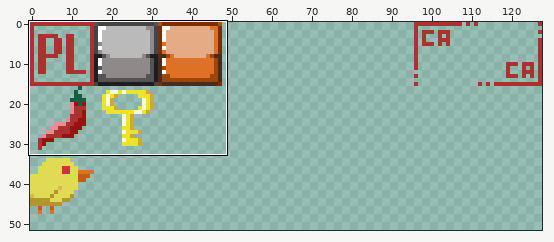
Pixel-art file, stored at Spiceholic2025/App/stage/tileset.aseprite. Above, an overview of the earlier version with the close-up marked.
Close-up. As it was:
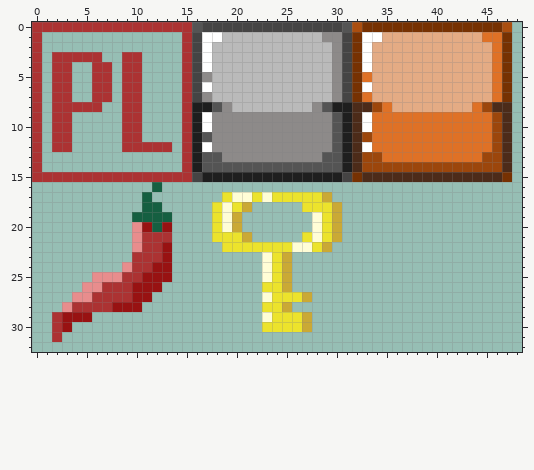
128x128 pixels, 1 frame. Shown: x 0..48, y 0..32. The wide view leaves out empty margins.
The same view after the edit:
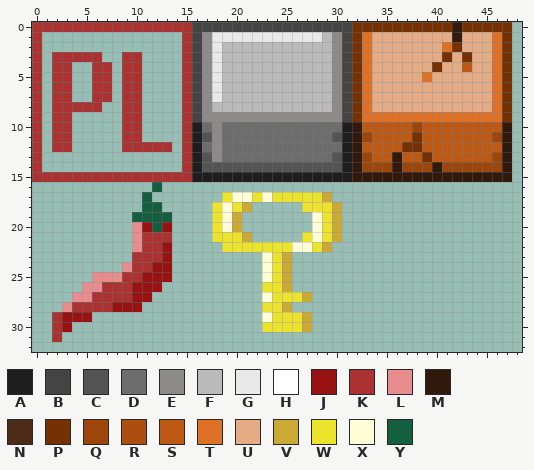
Palette (. is transparent): A #1e1e1e  B #454444  C #545454  D #6e6d6d  E #8d8a89  F #bababa  G #e8e8e8  H #ffffff  J #981212  K #ac3232  L #e88d8d  M #31190c  N #4c2b19  P #763102  Q #9c460b  R #ab4e0f  S #be5913  T #df7126  U #e4ab84  V #caa935  W #ece32c  X #fffdd6  Y #155f41
Edits made:
y 0: x 16 C -> B; x 31..32 CR -> BP; x 42 P -> M; x 47 R -> P
y 1: x 17..29 HHFFFFFFFFFFE -> EGGGGGGGGGGGF; x 33..34 HH -> TU; x 42 U -> M; x 45 T -> U
y 2: x 17..18 HF -> EG; x 33 H -> T; x 41..42 UU -> TP
y 3: x 17..18 HF -> EG; x 33 H -> T; x 41 U -> P; x 43 U -> P
y 4: x 17..18 HF -> EG; x 33 H -> T; x 40 U -> P; x 43 U -> S
y 5: x 18 F -> G; x 39 U -> T
y 6: x 17..18 HF -> EG; x 33 H -> T
y 7: x 18 F -> G
y 8: x 16..19 AACE -> BEFF; x 28..35 ECAANNQT -> FFEBPTUU; x 44..47 TQNN -> UUTP
y 9: x 16..17 AH -> BE; x 30..33 CANH -> EBPT; x 46..47 QN -> TP
y 10: x 17 H -> D; x 19..30 EEEEEEEEEEEC -> DDDDDDDDDDDD; x 32..47 NHTTTTTTTTTTTTQN -> MSSSSSQSSSSSSSSM
y 11: x 19..29 EEEEEEEEEEE -> DDDDDDDDDDD; x 32 N -> M; x 34..45 TTTTTTTTTTTT -> SSSSPSSSSSSS; x 47 N -> M
y 12: x 17 H -> D; x 19..30 EEEEEEEEEEEC -> DDDDDDDDDDDD; x 32..47 NHTTTTTTTTTTTTQN -> MSSSSPPSSSSSSSSM
y 13: x 18..29 CEEEEEEEEEEC -> EDDDDDDDDDDD; x 32 N -> M; x 34..45 QTTTTTTTTTTQ -> SSMSSPSSSSSS; x 47 N -> M
y 14: x 32 N -> M; x 36 Q -> M; x 40 Q -> M; x 47 N -> M
y 15: x 16 B -> A; x 31..47 BPNNNNNNNNNNNNNNP -> AMMMMMMMMMMMMMMMM
Pixel boxes of the changes (left, top, right, bottom) in both close-ups:
changed: (192, 22, 512, 182)
